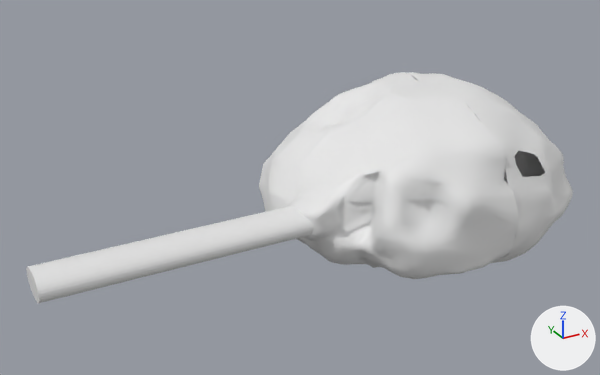
The Blender file Assets/models/room01/room01a.blend, before and after one commit.
One viewpoint serves both versions: a 50 mm camera at (-40.0, -52.3, 27.2) aimed at (-10.8, 0.9, 0.7). Every picture has the same lights, and +X, +Y and +Z are marked at lower right.

The scene before the commit, as lines of its bpy script (objects in view):
```python
me_cylinder = bpy.data.meshes.new('Cylinder')
me_cylinder.from_pydata(...)  # a 32-sided cylinder along x spanning x -10.0..10.0, y -1.8..1.8, z -1.0..1.0
me_sphere = bpy.data.meshes.new('Sphere')
me_sphere.from_pydata(...)  # 1255 vertices, 1165 faces; spans x 0.02..0.89, y -0.88..0.92, z -0.88..1.06
me_sphere_002 = bpy.data.meshes.new('Sphere.002')
me_sphere_002.from_pydata(...)  # 1673 vertices, 1520 faces, 1 loose edge; spans x -13.5..1.5, y -11.2..12.0, z -6.3..7.7
ob_cylinder = bpy.data.objects.new('Cylinder', me_cylinder)
ob_cylinder.location = (-22.72, -3.76, 0.31)
ob_left_low_poly_room = bpy.data.objects.new('left_low_poly_room', me_sphere_002)
ob_left_low_poly_room.location = (-0.35, 0.0, 0.0)
ob_right_low_poly_room = bpy.data.objects.new('right_low_poly_room', me_sphere)
ob_right_low_poly_room.location = (0.89, 0.0, 0.0)
ob_right_low_poly_room.scale = (13.6, 12.8, 7.26)
```
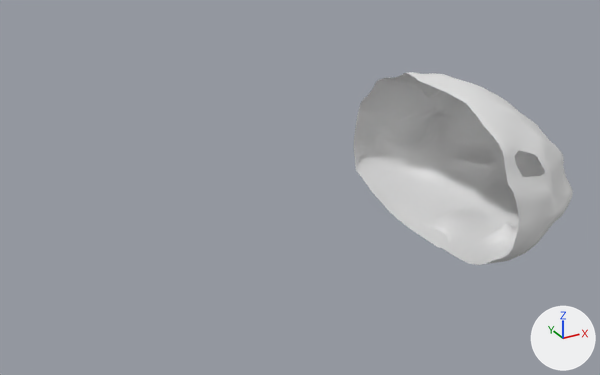
Boxes [x1, y1, x2, y2] around the edits, measured in the pictures (600 x 375 px):
'left_low_poly_room', hidden
    before: [259, 72, 519, 279]
'Cylinder', deleted
    before: [26, 206, 314, 303]
'right_low_poly_room', unchanged, uncovered by the edit
    before: [407, 72, 573, 263]
    after: [354, 72, 573, 265]

What the commit changed:
Object 'Cylinder' (ob_cylinder) is deleted.
Object 'left_low_poly_room' (ob_left_low_poly_room) is now hidden.
